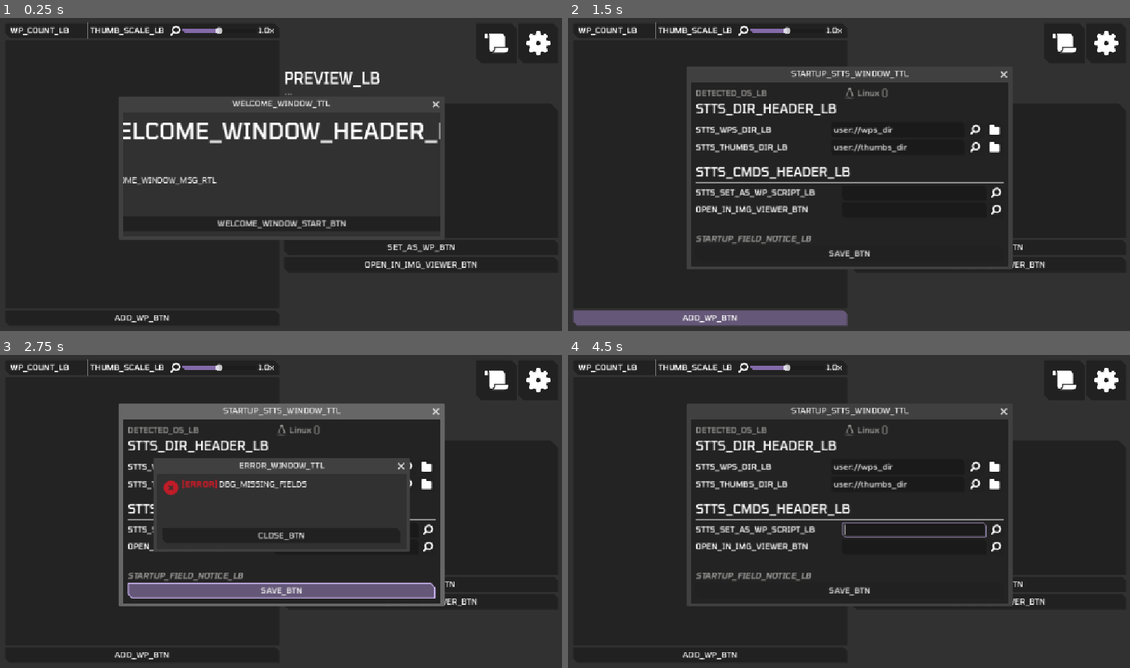
Above: before the commit, frames 1-4 (two rows, left to right).
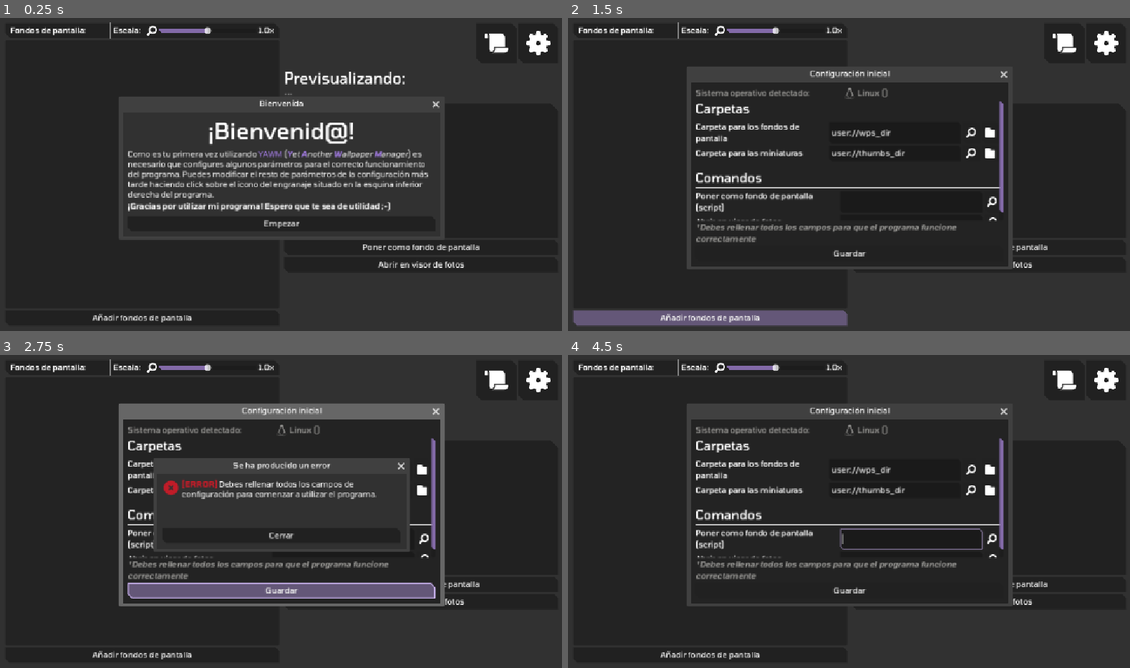
Above: after the commit, the same moments.

Repository: m0xn/yawm
Game: Godot game, scene res://scenes/Main.tscn
Same seed, same stepped clock (60 frames per second), same inputs: the game is played once before the commit and once after it.
Inputs (mouse positions are in pixels of both pictures, inside the frame that each line leads up to):
- Up to frame 1 (0.25 s): no input
- Up to frame 2 (1.5 s): click "WELCOME_WINDOW_START_BTN" (after the commit: "Empezar") at 0.5 s; click "ADD_WP_BTN" (after the commit: "Añadir fondos de pantalla") at 1.25 s
- Up to frame 3 (2.75 s): click "SET_AS_WP_BTN" (after the commit: "Poner como fondo de pantalla") at 2 s
- Up to frame 4 (4.5 s): click "OPEN_IN_IMG_VIEWER_BTN" (after the commit: "Abrir en visor de fotos") at 2.75 s; click (1062, 380) at 3.5 s; click "CLOSE_BTN" (after the commit: "Cerrar") at 4.25 s

The runs differ from the first frame. In frame 1, 8.3% of the frame differs, in the area x 1-86%, y 1-98%; in frame 2, 7.3%; in frame 3, 5.5%; in frame 4, 7.9%.

Commit message:
Minor fixes and changes

Diff:
--- a/graphics/app_icons/reset_icon.svg
+++ b/graphics/app_icons/reset_icon.svg
@@ -1,6 +1,6 @@
 <!DOCTYPE svg PUBLIC "-//W3C//DTD SVG 1.1//EN" "http://www.w3.org/Graphics/SVG/1.1/DTD/svg11.dtd">
 <!-- Uploaded to: SVG Repo, www.svgrepo.com, Transformed by: SVG Repo Mixer Tools -->
-<svg fill="#ffffff" width="800px" height="800px" viewBox="0 0 1920 1920" xmlns="http://www.w3.org/2000/svg" transform="matrix(-1, 0, 0, 1, 0, 0)rotate(90)">
+<svg fill="#ffffff" width="800px" height="800px" viewBox="-96 -96 2112.00 2112.00" xmlns="http://www.w3.org/2000/svg" transform="rotate(90)matrix(1, 0, 0, -1, 0, 0)">
 
 <g id="SVGRepo_bgCarrier" stroke-width="0"/>
 
--- a/project.godot
+++ b/project.godot
@@ -50,7 +50,7 @@
 
 [internationalization]
 
-locale/translations=PackedStringArray("res://translation/WPM Translation Table - Sheet1.en.translation", "res://translation/WPM Translation Table - Sheet1.es.translation")
+locale/translations=PackedStringArray("res://translation/translation_table.en.translation", "res://translation/translation_table.es.translation")
 locale/test="es"
 
 [rendering]
--- a/scenes/custom_components/ResetSettingBtn.tscn
+++ b/scenes/custom_components/ResetSettingBtn.tscn
@@ -3,8 +3,8 @@
 [ext_resource type="Texture2D" uid="uid://wcbix1wcjm8b" path="res://graphics/app_icons/reset_icon.svg" id="1_hnref"]
 
 [node name="ResetSettingBTN" type="TextureButton"]
-offset_right = 20.0
+offset_right = 27.0
 offset_bottom = 20.0
 texture_normal = ExtResource("1_hnref")
 stretch_mode = 3
-flip_h = true
+flip_v = true
--- a/scenes/windows/SettingsWindow.tscn
+++ b/scenes/windows/SettingsWindow.tscn
@@ -53,4 +53,3 @@
 
 [node name="CreditsSectionVBC" parent="MainP/ScrollContainerSC/PanelsContainerVBC" instance=ExtResource("6_d3gnn")]
 layout_mode = 2
-script = null
--- a/scripts/globals/default_settings.gd
+++ b/scripts/globals/default_settings.gd
@@ -12,8 +12,8 @@
 		"open_img_vwr_cmd": ""
 	},
 	"img_proc": {
-		"thumbs_df": 0.25,
-		"prvw_df": 1
+		"thumbs_df": 25,
+		"prvw_df": 100
 	},
 	"misc": {
 		"locale_idx": 0,
--- a/scripts/img_proc_controller.gd
+++ b/scripts/img_proc_controller.gd
@@ -33,7 +33,7 @@
 
 	var total_thumbnails = AppData.wp_count if AppData.wp_count != 0 else len(DirAccess.get_files_at(AppData.settings.get_value("dirs", "wps_dir")))
 
-	var downscale_factor = spinbox_ref.value
+	var downscale_factor = spinbox_ref.value / 100
 	await Utils.Dir.iterate_dir(AppData.settings.get_value("dirs", "wps_dir"), func (filename):
 		var downscaled_img = Utils.ImgProcessing.render_img(AppData.settings.get_value("dirs", "wps_dir").path_join(filename), filename, downscale_factor, output_dir)
 		Utils.GC.load_into_grid_container(filename, downscaled_img)
--- a/scripts/settings/base_setting_entry.gd
+++ b/scripts/settings/base_setting_entry.gd
@@ -17,6 +17,11 @@
 
 @onready var reset_to_def_btn = get_node("ResetSettingBTN")
 @onready var default_value = DefaultSettings.map[stts_section][stts_name]
+
+func _make_custom_tooltip(for_text: String) -> Object:
+	var label = load("res://scenes/custom_components/TooltipLabel.tscn").instantiate()
+	label.text = for_text
+	return label
 
 func _on_value_change(new_value: Variant) -> void:
 	AppData.settings.set_value(stts_section, stts_name, new_value)
--- a/scripts/windows/settings_window.gd
+++ b/scripts/windows/settings_window.gd
@@ -1,8 +1,4 @@
 extends "base_hide_window.gd"
-
-@export var setting_sections: Array[PackedScene]
-# @onready var prvw_proc_header_ref = %PanelsContainerVBC.get_node("ImgProcSectionVBC").get_node("PrvwProcHeaderLB")
-# @onready var prvw_df_hbc_ref = %PanelsContainerVBC.get_node("ImgProcSectionVBC").get_node("PrvwDfHBC")
 
 func _ready() -> void:
 	super()
--- a/themes/theme.tres
+++ b/themes/theme.tres
@@ -282,6 +282,14 @@
 content_margin_right = 5.0
 content_margin_bottom = 5.0
 bg_color = Color(0.0431373, 0.0431373, 0.0431373, 1)
+
+[sub_resource type="StyleBoxFlat" id="StyleBoxFlat_phn4g"]
+content_margin_left = 5.0
+content_margin_top = 5.0
+content_margin_right = 5.0
+content_margin_bottom = 5.0
+bg_color = Color(0.122252, 0.122252, 0.122252, 1)
+border_color = Color(0.226708, 0.226708, 0.226706, 1)
 
 [sub_resource type="StyleBoxFlat" id="StyleBoxFlat_uv8us"]
 bg_color = Color(0.4972, 0.4158, 0.66, 1)
@@ -375,6 +383,7 @@
 TextEdit/styles/focus = SubResource("StyleBoxFlat_72bos")
 TextEdit/styles/normal = SubResource("StyleBoxFlat_xeclr")
 TextEdit/styles/read_only = SubResource("StyleBoxFlat_53ewu")
+TooltipPanel/styles/panel = SubResource("StyleBoxFlat_phn4g")
 VScrollBar/styles/grabber = SubResource("StyleBoxFlat_uv8us")
 VScrollBar/styles/grabber_highlight = SubResource("StyleBoxFlat_7xeo8")
 VScrollBar/styles/grabber_pressed = SubResource("StyleBoxFlat_m8t8o")
Not shown, added: scripts/license_handler.gd.uid
Not shown, added: scripts/test.gd.uid
Not shown: 1 places in themes/theme.tres that only renumber resources
